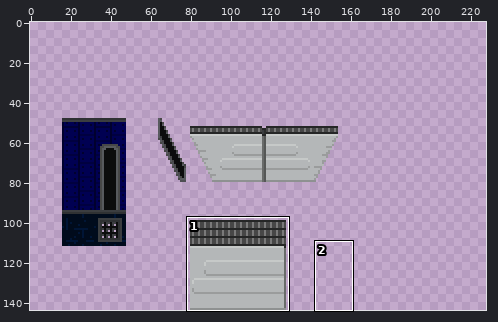
Sprite sheet -- Assets/Art/tileset-to-uv.png. The first picture is a wide view before the edit; the outline marks the close-up.
Close-up. Before:
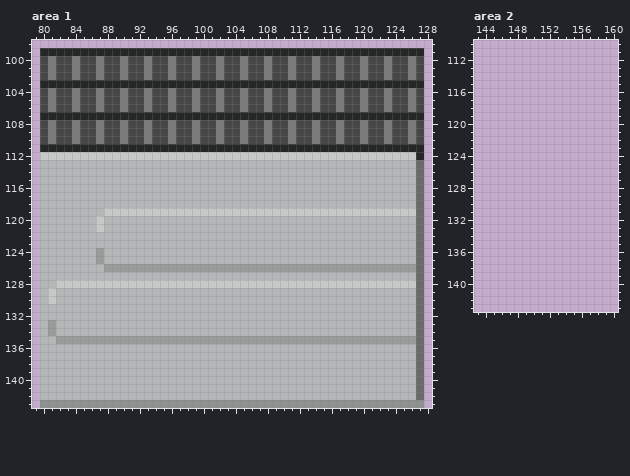
The file is 368x144 pixels. Colours within 5 levels of each other are drawn and written as one. Shown: area 1: x 79..128, y 98..143; area 2: x 143..160, y 110..143. The wide view leaves out empty margins. The commit also changed other parts of the picture, which this record leaves out.
And afterwards:
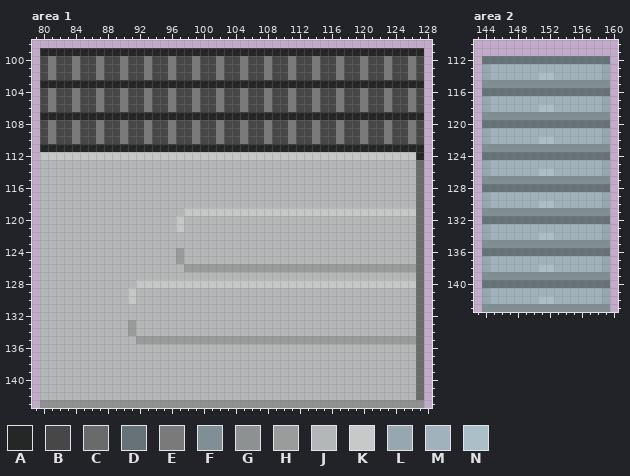
Palette (. is transparent): A #252626  B #474747  C #696b6a  D #667278  E #7a7a7a  F #808f96  G #8e9191  H #9a9c9c  J #b4b7b8  K #c6c9c8  L #96a7b0  M #a0b3bd  N #abbfc9
Difference:
--- area 1
@@ x 79..99 @@
 118 .JJJJJJJJJJJJJJJJJJJJ
-119 .JJJJJJJJKKKKKKKKKKKK
-120 .JJJJJJJKJJJJJJJJJJJJ
-121 .JJJJJJJKJJJJJJJJJJJJ
+119 .JJJJJJJJJJJJJJJJJJKK
+120 .JJJJJJJJJJJJJJJJJKJJ
+121 .JJJJJJJJJJJJJJJJJKJJ
 122 .JJJJJJJJJJJJJJJJJJJJ
 123 .JJJJJJJJJJJJJJJJJJJJ
-124 .JJJJJJJHJJJJJJJJJJJJ
-125 .JJJJJJJHJJJJJJJJJJJJ
-126 .JJJJJJJJHHHHHHHHHHHH
+124 .JJJJJJJJJJJJJJJJJHJJ
+125 .JJJJJJJJJJJJJJJJJHJJ
+126 .JJJJJJJJJJJJJJJJJJHH
 127 .JJJJJJJJJJJJJJJJJJJJ
-128 .JJKKKKKKKKKKKKKKKKKK
-129 .JKJJJJJJJJJJJJJJJJJJ
-130 .JKJJJJJJJJJJJJJJJJJJ
+128 .JJJJJJJJJJJJKKKKKKKK
+129 .JJJJJJJJJJJKJJJJJJJJ
+130 .JJJJJJJJJJJKJJJJJJJJ
 131 .JJJJJJJJJJJJJJJJJJJJ
 132 .JJJJJJJJJJJJJJJJJJJJ
-133 .JHJJJJJJJJJJJJJJJJJJ
-134 .JHJJJJJJJJJJJJJJJJJJ
-135 .JJHHHHHHHHHHHHHHHHHH
+133 .JJJJJJJJJJJHJJJJJJJJ
+134 .JJJJJJJJJJJHJJJJJJJJ
+135 .JJJJJJJJJJJJHHHHHHHH
 136 .JJJJJJJJJJJJJJJJJJJJ
--- area 2
@@ x 143..160 @@
 111 ..................
-112 ..................
-113 ..................
-114 ..................
-115 ..................
-116 ..................
-117 ..................
-118 ..................
-119 ..................
-120 ..................
-121 ..................
-122 ..................
-123 ..................
-124 ..................
-125 ..................
-126 ..................
-127 ..................
-128 ..................
-129 ..................
-130 ..................
-131 ..................
-132 ..................
-133 ..................
-134 ..................
-135 ..................
-136 ..................
-137 ..................
-138 ..................
-139 ..................
-140 ..................
-141 ..................
-142 ..................
-143 ..................
+112 .DDDDDDDDDDDDDDDD.
+113 .LMMMMMMMMMMMMMML.
+114 .LMMMMMMNNMMMMMML.
+115 .FFFFFFFFFFFFFFFF.
+116 .DDDDDDDDDDDDDDDD.
+117 .LMMMMMMMMMMMMMML.
+118 .LMMMMMMNNMMMMMML.
+119 .FFFFFFFFFFFFFFFF.
+120 .DDDDDDDDDDDDDDDD.
+121 .LMMMMMMMMMMMMMML.
+122 .LMMMMMMNNMMMMMML.
+123 .FFFFFFFFFFFFFFFF.
+124 .DDDDDDDDDDDDDDDD.
+125 .LMMMMMMMMMMMMMML.
+126 .LMMMMMMNNMMMMMML.
+127 .FFFFFFFFFFFFFFFF.
+128 .DDDDDDDDDDDDDDDD.
+129 .LMMMMMMMMMMMMMML.
+130 .LMMMMMMNNMMMMMML.
+131 .FFFFFFFFFFFFFFFF.
+132 .DDDDDDDDDDDDDDDD.
+133 .LMMMMMMMMMMMMMML.
+134 .LMMMMMMNNMMMMMML.
+135 .FFFFFFFFFFFFFFFF.
+136 .DDDDDDDDDDDDDDDD.
+137 .LMMMMMMMMMMMMMML.
+138 .LMMMMMMNNMMMMMML.
+139 .FFFFFFFFFFFFFFFF.
+140 .DDDDDDDDDDDDDDDD.
+141 .LMMMMMMMMMMMMMML.
+142 .LMMMMMMNNMMMMMML.
+143 .FFFFFFFFFFFFFFFF.
Pixel boxes of the changes (left, top, right, bottom) in both close-ups:
changed: (48, 208, 184, 344)
added: (482, 56, 610, 312)
